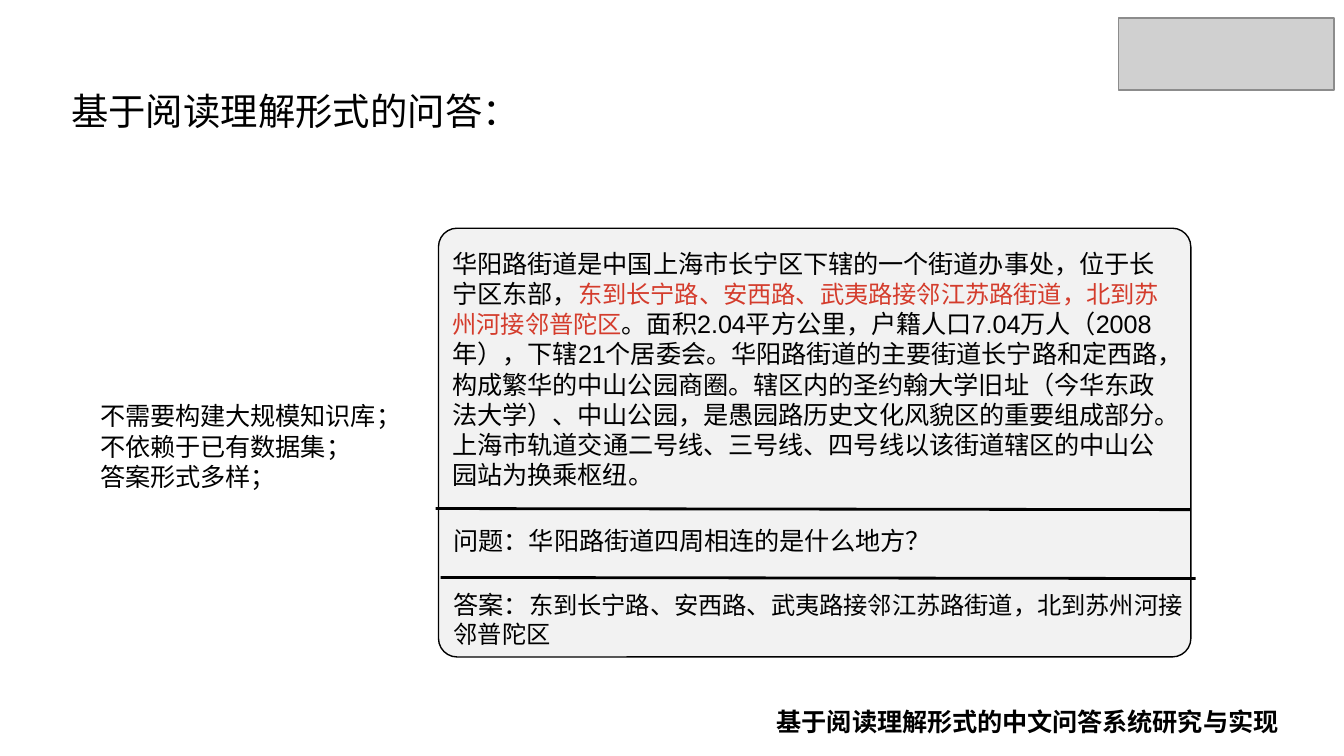
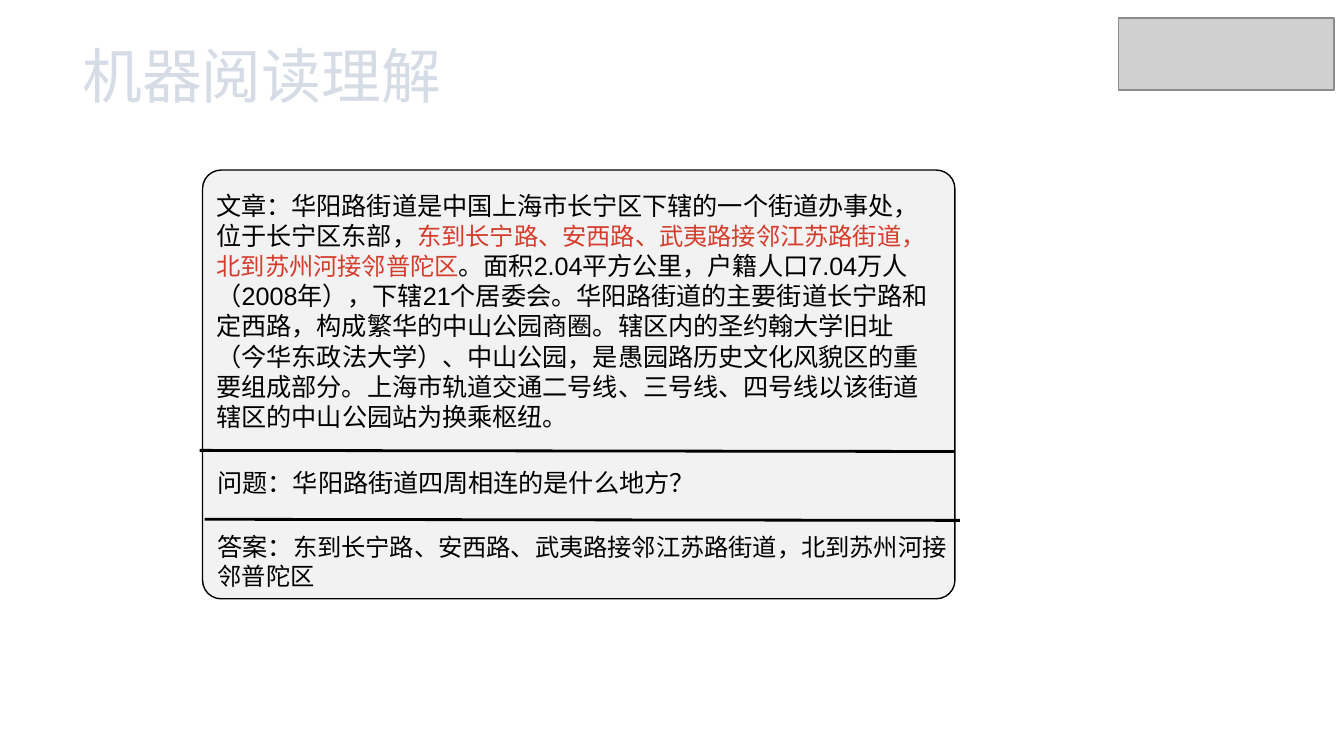
Before and after one commit to xhsun1997/ChineseMRC, a slide deck: slide 6 of 孙相会.pptx. Drawn at 1344x756 pixels with LibreOffice and Linux fonts; fonts in the diff are those of the drawing; grey boxes stand for pictures. Boxes give left, top, right and bottom in pixels: in the first picture for what was removed or moved away, otherwise in the second. Text is boxed around its words. In the diff, an @@ line names an element or a change of style, - is before the commit and + after.

```diff
--- a/孙相会.pptx
+++ b/孙相会.pptx
@@ text at (82,48,440,102): text changed; size 20 to 32 pt; text colour #000000 to pattern #44546A on #D6DCE5 @@
-基于阅读理解形式的问答：
+机器阅读理解
@@ rounded rectangle: place and size @@
-rounded rectangle at (438,228,1191,657)
+rounded rectangle at (203,171,956,599)
@@ text at (217,193,928,428): text changed @@
-华阳路街道是中国上海市长宁区下辖的一个街道办事处，位于长宁区东部，东到长宁路、安西路、武夷路接邻江苏路街道，北到苏州河接邻普陀区。面积2.04平方公里，户籍人口7.04万人（2008年），下辖21个居委会。华阳路街道的主要街道长宁路和定西路，构成繁华的中山公园商圈。辖区内的圣约翰大学旧址（今华东政法大学）、中山公园，是愚园路历史文化风貌区的重要组成部分。上海市轨道交通二号线、三号线、四号线以该街道辖区的中山公园站为换乘枢纽。
+文章：华阳路街道是中国上海市长宁区下辖的一个街道办事处，位于长宁区东部，东到长宁路、安西路、武夷路接邻江苏路街道，北到苏州河接邻普陀区。面积2.04平方公里，户籍人口7.04万人（2008年），下辖21个居委会。华阳路街道的主要街道长宁路和定西路，构成繁华的中山公园商圈。辖区内的圣约翰大学旧址（今华东政法大学）、中山公园，是愚园路历史文化风貌区的重要组成部分。上海市轨道交通二号线、三号线、四号线以该街道辖区的中山公园站为换乘枢纽。
@@ text removed at (100,404,401,490) @@
-不需要构建大规模知识库；
-不依赖于已有数据集；
-答案形式多样；
@@ 2 texts, 2 lines: place and size @@
-2 texts, 2 lines at (435,508,1196,645)
+2 texts, 2 lines at (200,450,960,587)
@@ text removed at (777,709,1278,734) @@
-基于阅读理解形式的中文问答系统研究与实现
```
Also in this commit, not shown: 9 other slides changed, 2 slides added, 3 slides removed, 5 other files.
